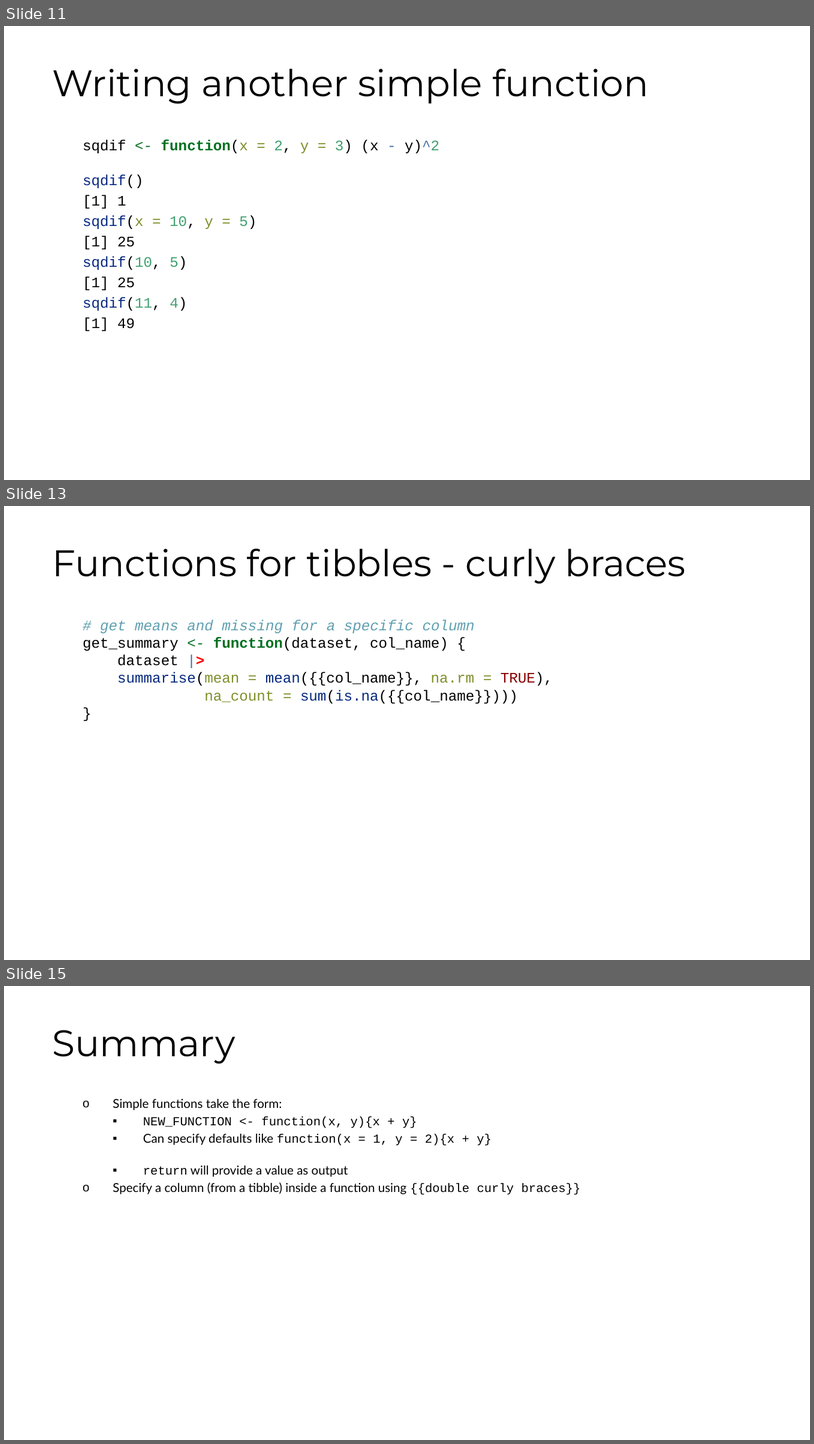
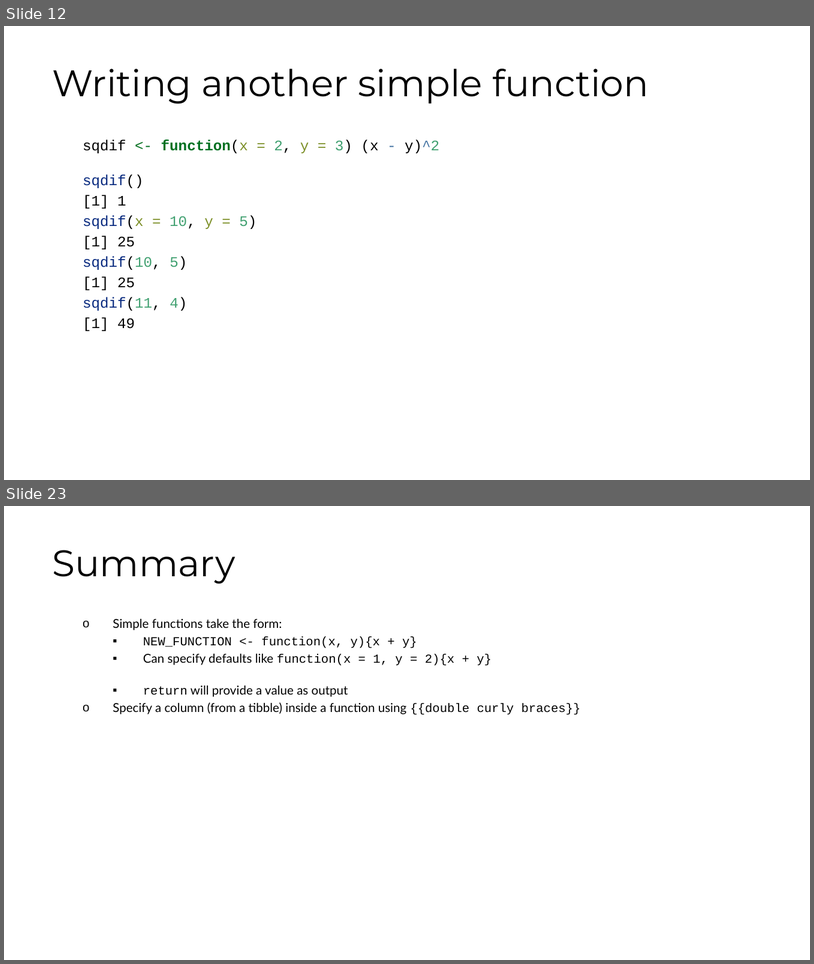
Before and after one commit to fhdsl/DaSEH, a slide deck: modules/Functions/Functions.pptx. Shown one above the other, each under a label of ours: slides 11, 13 and 15 before the commit, slides 12 and 23 after it; the slides between them are not shown. The pictures are 814x1444 and 814x964 pixels, drawn with LibreOffice and Linux fonts; fonts in the diff are those of the drawing. Boxes give left, top, right and bottom in pixels: in the first picture for what was removed or moved away, otherwise in the second. Text is boxed around its words. In the diff, an @@ line names an element or a change of style, - is before the commit and + after.

```diff
--- a/modules/Functions/Functions.pptx
+++ b/modules/Functions/Functions.pptx
@@ slide 13 removed at [4,506,810,960], background #FFFFFF @@
@@ title removed at [53,549,686,584] @@
-Functions for tibbles - curly braces
@@ text removed at [83,619,553,703] @@
-# get means and missing for a specific column
-get_summary <- function(dataset, col_name) {
-dataset |>
-summarise(mean = mean({{col_name}}, na.rm = TRUE),
-na_count = sum(is.na({{col_name}})))
-}
@@ what was slide 11 is now slide 12 @@
@@ what was slide 15 is now slide 23 @@
```
Also in this commit, not shown: 10 slides changed, 10 slides added, 3 other slides removed, 8 other files.
